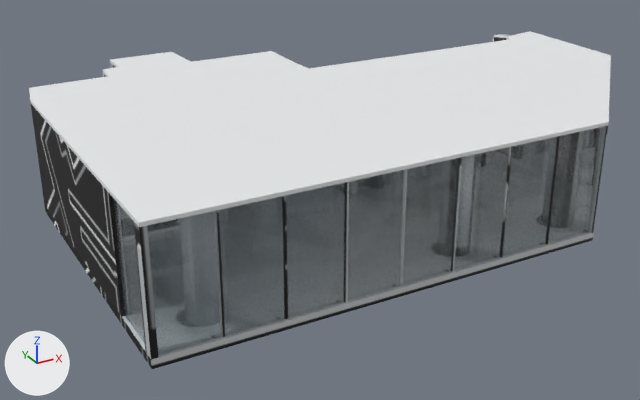
One commit to the glTF model public/interior/dollhouse.glb: the scene before it, then after it.
Rendered twice from a 50 mm lens placed at (-4.8, -34.9, 13.0), pointed at (9.9, -8.1, -0.3). Arrows for +X, +Y and +Z are at lower left; the lights stay in place. The first picture is the older version. Vertices at exactly the same position are counted once.

Script lines for the objects in view, before the commit:
```python
me_ceiling = bpy.data.meshes.new('ceiling')
me_ceiling.from_pydata(...)  # 42 vertices, 80 faces; spans x 0.6..22.7, y -15.7..-0.3, z 3.8..3.9
me_ceiling.materials.append(mat_dh_ceiling)  # white #e8ebec
me_columns = bpy.data.meshes.new('columns')
me_columns.from_pydata(...)  # a 48-sided cylinder along z spanning x 2.2..3.3, y -14.9..-13.9, z 0.0..3.8; a 48-sided cylinder along z spanning x 10.9..11.9, y -14.9..-13.9, z 0.0..3.8; a 48-sided cylinder along z spanning x 15.3..16.3, y -14.9..-13.9, z 0.0..3.8; a 48-sided cylinder along z spanning x 20.8..21.8, y -9.5..-8.4, z 0.0..3.8; a 48-sided cylinder along z spanning x 20.8..21.8, y -5.0..-4.0, z 0.0..3.8
me_columns.materials.append(mat_dh_columns)  # picture img_dh_bake
me_floor = bpy.data.meshes.new('floor')
me_floor.from_pydata(...)  # 42 vertices, 80 faces; spans x 0.6..22.7, y -15.7..-0.3, z -0.3..0.0
me_floor.materials.append(mat_dh_floor)  # picture img_dh_bake
me_mullions = bpy.data.meshes.new('mullions')
me_mullions.from_pydata(...)  # 264 vertices, 484 faces; spans x 2.7..22.6, y -15.7..-7.0, z 0.0..3.8
me_mullions.materials.append(mat_dh_mullions)  # picture img_dh_bake
me_walls = bpy.data.meshes.new('walls')
me_walls.from_pydata(...)  # 266 vertices, 504 faces; spans x 0.6..22.7, y -15.7..-0.3, z 0.0..3.8
me_walls.materials.append(mat_dh_walls)  # picture img_dh_bake
ob_ceiling = bpy.data.objects.new('ceiling', me_ceiling)
ob_ceiling.location = (0.0, 0.0, 0.0)
ob_columns = bpy.data.objects.new('columns', me_columns)
ob_columns.location = (0.0, 0.0, 0.0)
ob_floor = bpy.data.objects.new('floor', me_floor)
ob_floor.location = (0.0, 0.0, 0.0)
ob_mullions = bpy.data.objects.new('mullions', me_mullions)
ob_mullions.location = (0.0, 0.0, 0.0)
ob_walls = bpy.data.objects.new('walls', me_walls)
ob_walls.location = (0.0, 0.0, 0.0)
# also in view: 'glazing_facade' at (11.7, -10.4, 1.9)
```
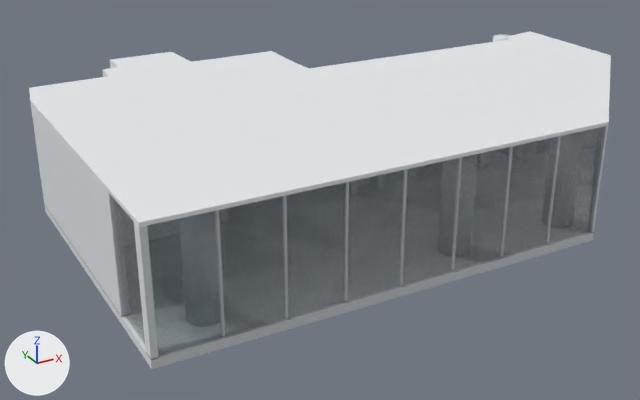
Changed parts and their boxes (x1, y1, x2, y2) in the pictures (640 x 400 px):
part 1 of me_columns, surface changed: (493, 34, 510, 42) in both
part 2 of me_floor, surface changed: (44, 204, 152, 369) in both
part 3 of me_mullions, surface changed: (215, 136, 561, 337) in both
part 4 of me_walls, surface changed: (31, 63, 606, 360) in both

What changed in the scene script:
```text
Change me_columns:
    where me_columns.from_pydata(...)  # 480 vertices, 940 faces; spans x 2.2..21.8, y -14.9..-4.0, z 0.0..3.8
    used by ob_columns; location = (0.0, 0.0, 0.0)
    me_columns part 1: texture (UV) coordinates of 940 of 940 faces, centred in x 2.2..21.8, y -14.9..-4.0, z 0.0..3.8, changed; they spanned u 0.12..0.91, v 0.01..0.95 and now span u 0.02..0.9, v 0.1..0.95
Change me_floor:
    where me_floor.from_pydata(...)  # 42 vertices, 80 faces; spans x 0.6..22.7, y -15.7..-0.3, z -0.3..0.0
    used by ob_floor; location = (0.0, 0.0, 0.0)
    me_floor part 2: 38 kept faces spanning x 0.6..22.7, y -15.7..-0.3, z -0.3..0.0 get new texture (UV) coordinates
Change me_mullions:
    where me_mullions.from_pydata(...)  # 264 vertices, 484 faces; spans x 2.7..22.6, y -15.7..-7.0, z 0.0..3.8
    used by ob_mullions; location = (0.0, 0.0, 0.0)
    me_mullions part 3: texture (UV) coordinates of 484 of 484 faces, centred in x 2.7..22.6, y -15.6..-7.0, z 0.0..3.8, changed; they spanned u 0.01..0.99, v 0.01..0.98 and now span u 0.01..0.99, v 0.01..0.99
Change me_walls:
    used by ob_walls; location = (0.0, 0.0, 0.0)
    remove me_walls.from_pydata(...)  # 266 vertices, 504 faces; spans x 0.6..22.7, y -15.7..-0.3, z 0.0..3.8
    add me_walls.from_pydata(...)  # 252 vertices, 476 faces; spans x 0.6..22.7, y -15.7..-0.3, z 0.0..3.8
    me_walls part 4: 349 kept faces spanning x 0.6..22.7, y -15.7..-0.3, z 0.0..3.8 get new texture (UV) coordinates
    edits to the shape of me_walls do not show in these pictures
```
